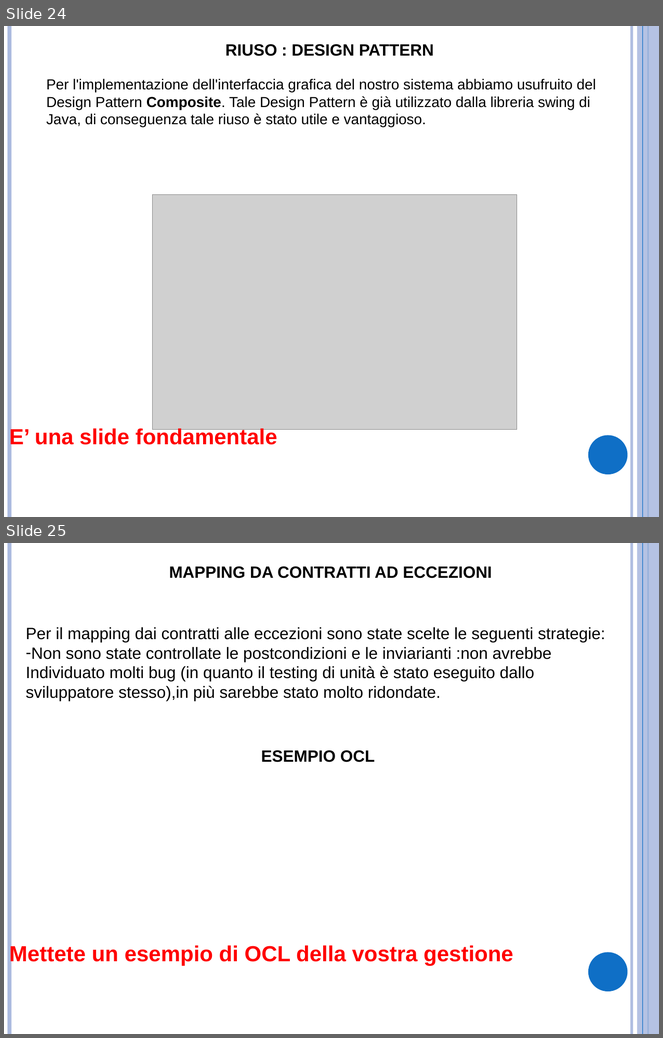
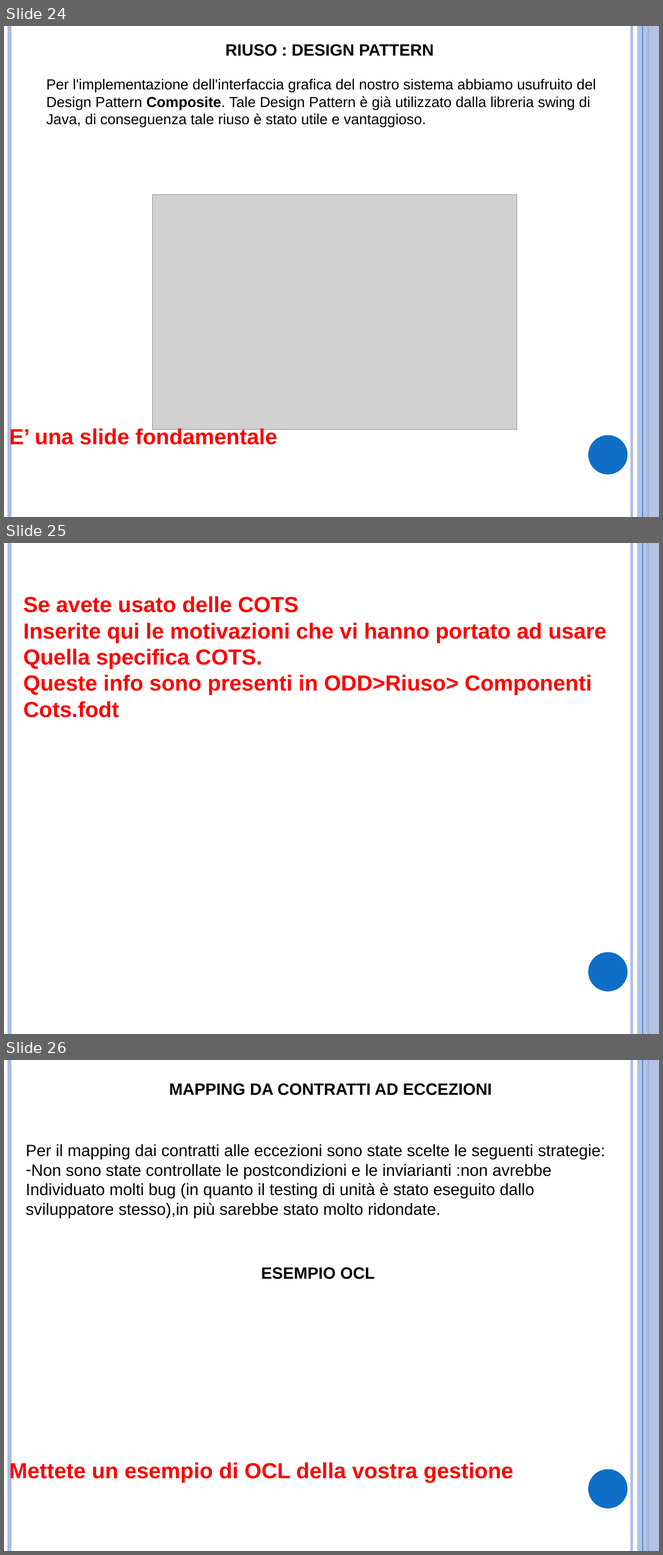
Before and after one commit to ammirate/at-silo, a slide deck: Presentazione/Esempio/Presentazione CBunisa_Esempio.pptx. Shown one above the other, each under a label of ours: slides 24 and 25 before the commit, slides 24, 25 and 26 after it. The pictures are 663x1038 and 663x1555 pixels, drawn with LibreOffice and Linux fonts; fonts in the diff are those of the drawing; grey boxes stand for pictures. Boxes give left, top, right and bottom in pixels: in the first picture for what was removed or moved away, otherwise in the second. Text is boxed around its words. In the diff, an @@ line names an element or a change of style, - is before the commit and + after.

Commit message:
[MT] inserimento template presentazione

```diff
--- a/Presentazione/Esempio/Presentazione CBunisa_Esempio.pptx
+++ b/Presentazione/Esempio/Presentazione CBunisa_Esempio.pptx
@@ slide 25 added at (4,543,659,1034), background #FFFFFF; not listed: 6 template elements that a slide beside it also shows @@
@@ text added at (23,596,607,718), 24 pt, text #FF0000, bold @@
+Se avete usato delle COTS
+Inserite qui le motivazioni che vi hanno portato ad usare
+Quella specifica COTS.
+Queste info sono presenti in ODD>Riuso> Componenti Cots.fodt
@@ what was slide 25 is now slide 26 @@
```
